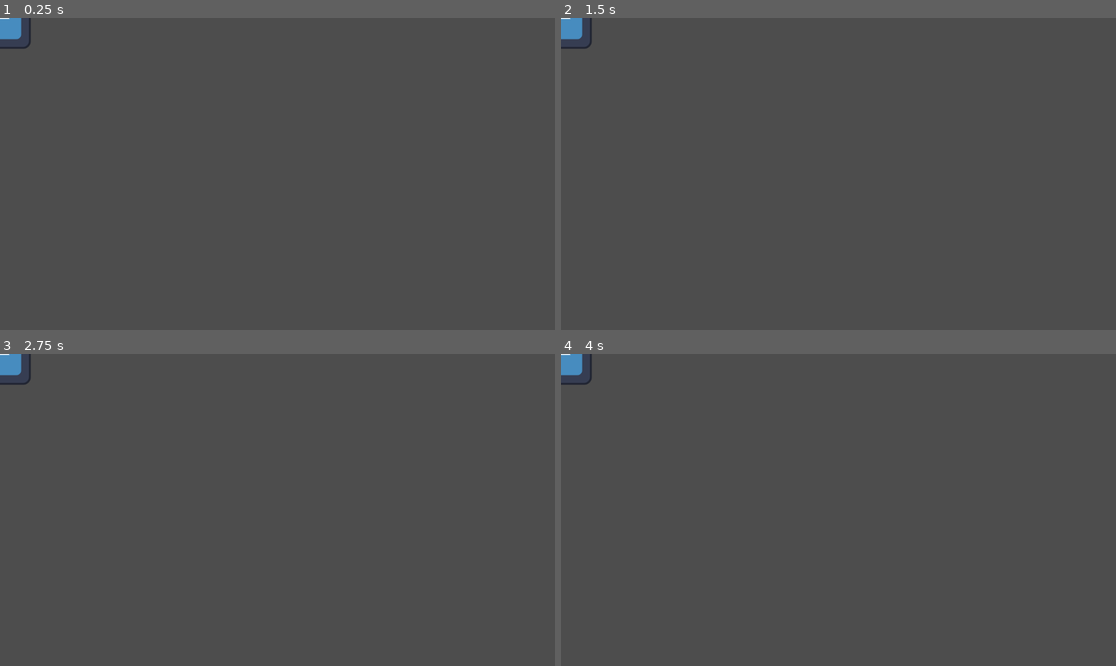
Above: before the commit, frames 1-4 (two rows, left to right).
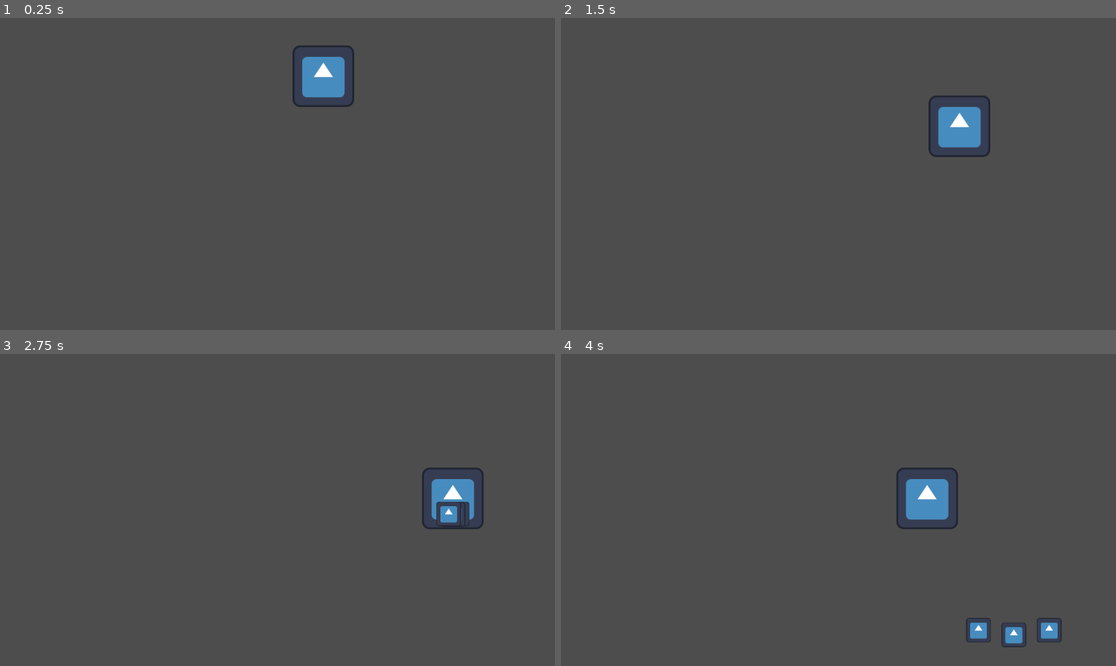
Above: after the commit, the same moments.

Repository: sandwichhlord/WorkingTitleGodotGame
Game: Godot game, scene res://entities/minibosses/moth_mb.tscn
Same seed, same stepped clock (60 frames per second), same inputs: the game is played once before the commit and once after it. The engine's default icon, where the game draws it, is replaced by a stand-in: a white triangle on a blue panel in a dark square.
Inputs:
- Up to frame 1 (0.25 s): no input
- Up to frame 2 (1.5 s): no input
- Up to frame 3 (2.75 s): no input
- Up to frame 4 (4 s): no input

The runs differ from the first frame. In frame 1, 1.6% of the frame differs, in the area x 0-64%, y 0-29%; in frame 2, 1.6%; in frame 3, 1.6%; in frame 4, 2.3%, in the area x 0-91%, y 0-94%.
Error before the commit: Parse Error: Closing ")" doesn't have an opening counterpart. (res://entities/minibosses/miniboss.gd:39)

Commit message:
fixed transition bug

Diff:
--- a/entities/minibosses/miniboss.gd
+++ b/entities/minibosses/miniboss.gd
@@ -36,7 +36,7 @@
 
 	add_child(active_contact_hitbox)
 
-	)
+
 
 func _on_health_changed(current_health, max_health) -> void:
 	if is_invulnerable:
